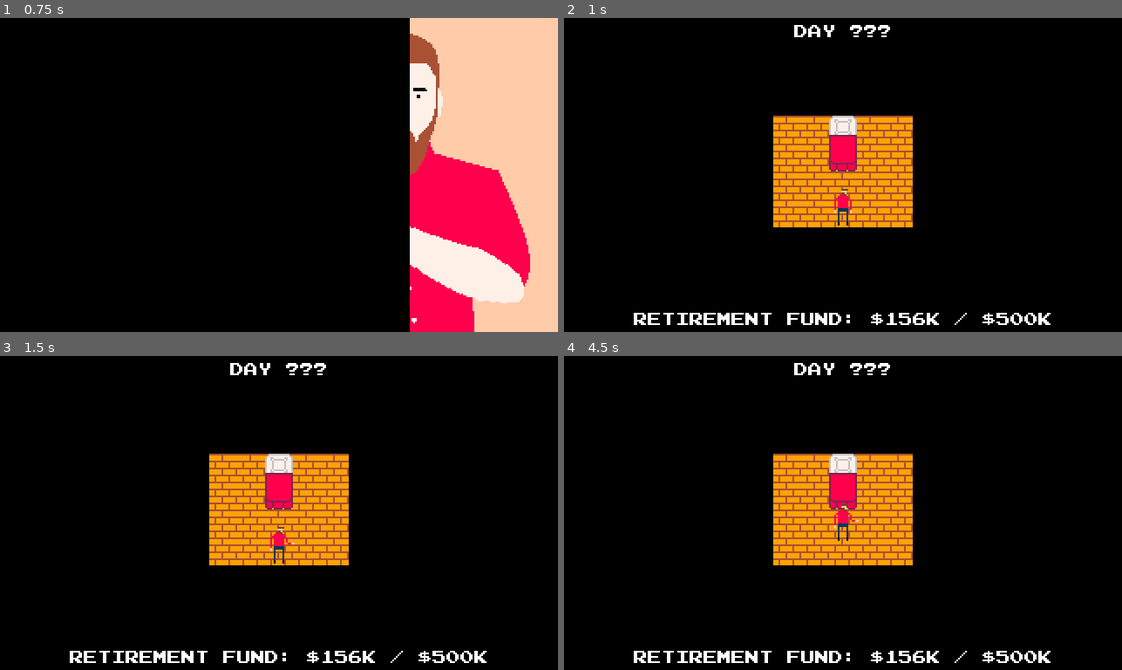
Above: before the commit, frames 1-4 (two rows, left to right).
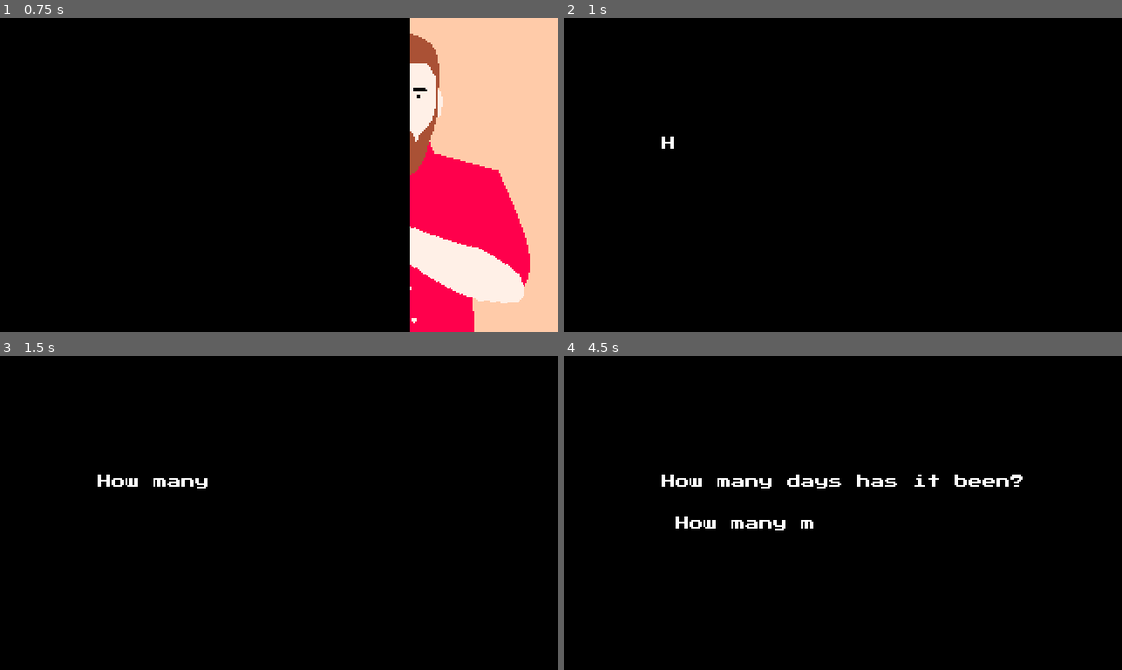
Above: after the commit, the same moments.

Repository: qhoang85/LD47
Game: Godot game, scene res://menus/start_menu.tscn
Same seed, same stepped clock (60 frames per second), same inputs: the game is played once before the commit and once after it.
Inputs (mouse positions are in pixels of both pictures, inside the frame that each line leads up to):
- Up to frame 1 (0.75 s): click "-start-" at 0.5 s
- Up to frame 2 (1 s): no input
- Up to frame 3 (1.5 s): move the mouse to (401, 497) at 1.27 s; hold D (player_right) from 1.28 s (still down); hold Space (player_use) from 1.28 s (still down); click (401, 497) at 1.42 s
- Up to frame 4 (4.5 s): move the mouse to (731, 528) at 2.02 s; release D (player_right) at 2.03 s; release Space (player_use) at 2.03 s; hold S (player_down) 2.03-2.78 s; tap Space (player_use) at 2.1, 3.6 s; move the mouse to (898, 443) at 2.77 s; hold D (player_right) 2.78-3.53 s; hold Space (player_use) 2.78-3.53 s; tap Enter at 3.5 s; move the mouse to (815, 575) at 3.52 s; hold W (player_up) 3.53-4.28 s; click (815, 575) at 3.67 s; move the mouse to (1010, 560) at 4.27 s; hold A (player_left) from 4.28 s (still down); hold Space (player_use) from 4.28 s (still down)

Frame 1 is identical in both runs. In frame 2, 10% of the frame differs, in the area x 12-88%, y 2-98%; in frame 3, 11%; in frame 4, 11%.

Commit message:
intro

Diff:
--- a/menus/start_menu.gd
+++ b/menus/start_menu.gd
@@ -25,7 +25,7 @@
 	scene_transition.right_in()
 	yield(scene_transition.animation_player, "animation_finished")
 	scene_transition.right_out()
-	get_tree().change_scene("res://scenes/bedroom.tscn")
+	get_tree().change_scene("res://scenes/intro.tscn")
 
 
 func _on_HowTo_pressed():
--- a/scenes/intro.tscn
+++ b/scenes/intro.tscn
@@ -1,6 +1,56 @@
-[gd_scene load_steps=2 format=2]
+[gd_scene load_steps=4 format=2]
 
 [ext_resource path="res://scripts/intro.gd" type="Script" id=1]
+[ext_resource path="res://utils/PressStart2P.tres" type="DynamicFont" id=2]
 
-[node name="Intro" type="Node2D"]
+[sub_resource type="Animation" id=1]
+resource_name = "animate"
+length = 6.0
+tracks/0/type = "value"
+tracks/0/path = NodePath("CenterContainer/Label:percent_visible")
+tracks/0/interp = 1
+tracks/0/loop_wrap = true
+tracks/0/imported = false
+tracks/0/enabled = true
+tracks/0/keys = {
+"times": PoolRealArray( 0, 2, 3, 6 ),
+"transitions": PoolRealArray( 1, 1, 1, 1 ),
+"update": 0,
+"values": [ 0.0, 0.375, 0.375, 1.0 ]
+}
+
+[node name="Intro" type="ColorRect"]
+margin_right = 320.0
+margin_bottom = 180.0
+color = Color( 0, 0, 0, 1 )
 script = ExtResource( 1 )
+__meta__ = {
+"_edit_use_anchors_": false
+}
+
+[node name="CenterContainer" type="CenterContainer" parent="."]
+anchor_right = 1.0
+anchor_bottom = 1.0
+__meta__ = {
+"_edit_use_anchors_": false
+}
+
+[node name="Label" type="Label" parent="CenterContainer"]
+margin_left = 56.0
+margin_top = 67.0
+margin_right = 264.0
+margin_bottom = 112.0
+custom_fonts/font = ExtResource( 2 )
+text = "How many days has it been?
+
+How many more days until
+I can retire early?"
+align = 1
+percent_visible = 0.375
+__meta__ = {
+"_edit_use_anchors_": false
+}
+
+[node name="AnimationPlayer" type="AnimationPlayer" parent="."]
+autoplay = "animate"
+anims/animate = SubResource( 1 )
--- a/scripts/ending.gd
+++ b/scripts/ending.gd
@@ -18,6 +18,7 @@
 	end_mode = ending.values()[(randi() % ending.size())]
 	buttons.visible = false
 	end.visible = false
+	music.play_song("song01")
 
 	match end_mode:
 		ending.DOCTOR:
@@ -63,6 +64,7 @@
 		quit_button.release_focus()
 		end.visible = true
 		end.animation_player.play("Animate")
+		music.stop_music()
 
 
 func _on_Quit_focus_entered():
--- a/scripts/intro.gd
+++ b/scripts/intro.gd
@@ -1,9 +1,7 @@
-extends Node2D
+extends ColorRect
 
 
-# Declare member variables here. Examples:
-# var a = 2
-# var b = "text"
+onready var animation_player =$AnimationPlayer
 
 
 # Called when the node enters the scene tree for the first time.
@@ -11,6 +9,9 @@
 	pass # Replace with function body.
 
 
-# Called every frame. 'delta' is the elapsed time since the previous frame.
-#func _process(delta):
-#	pass
+func _unhandled_input(_event):
+	if not animation_player.is_playing():
+		scene_transition.right_in()
+		yield(scene_transition.animation_player, "animation_finished")
+		scene_transition.right_out()
+		get_tree().change_scene("res://scenes/bedroom.tscn")
